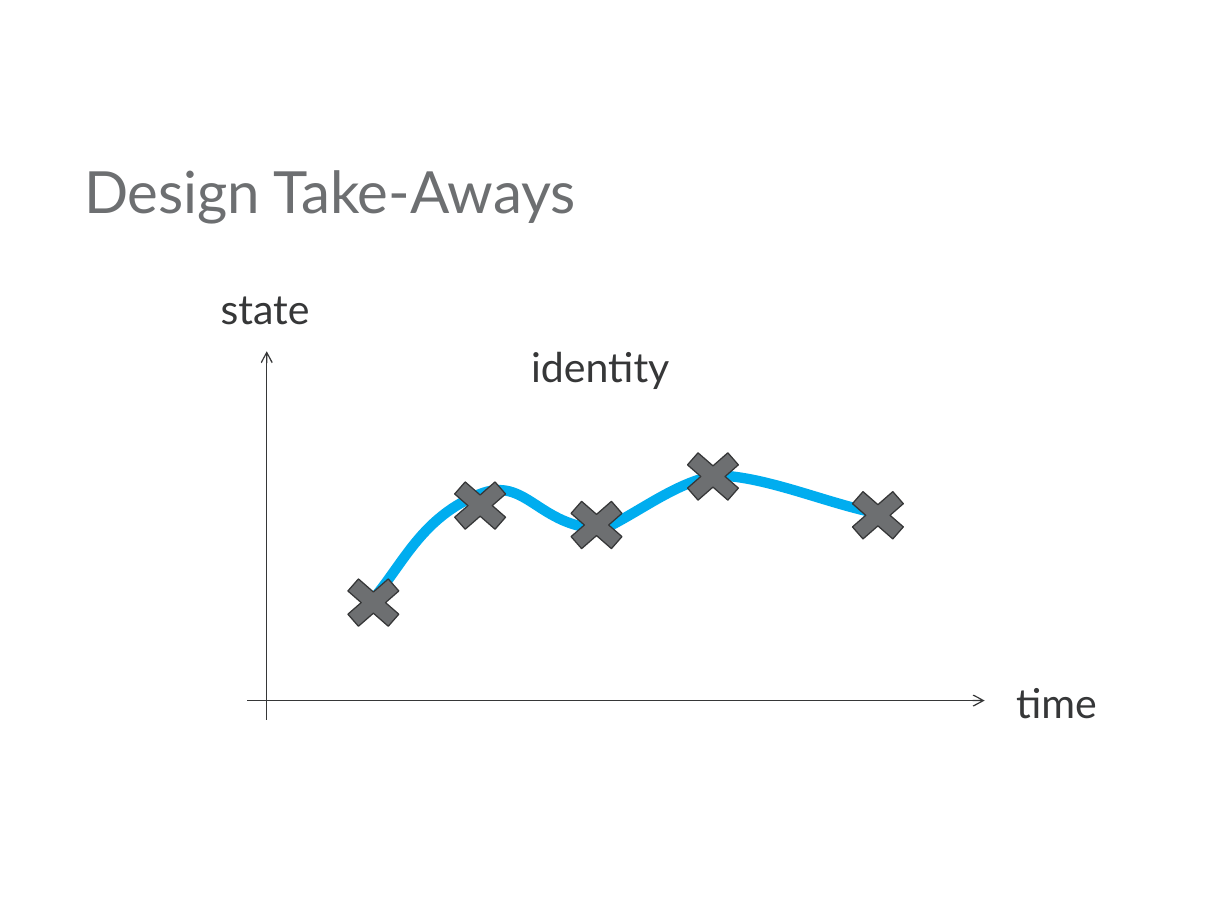
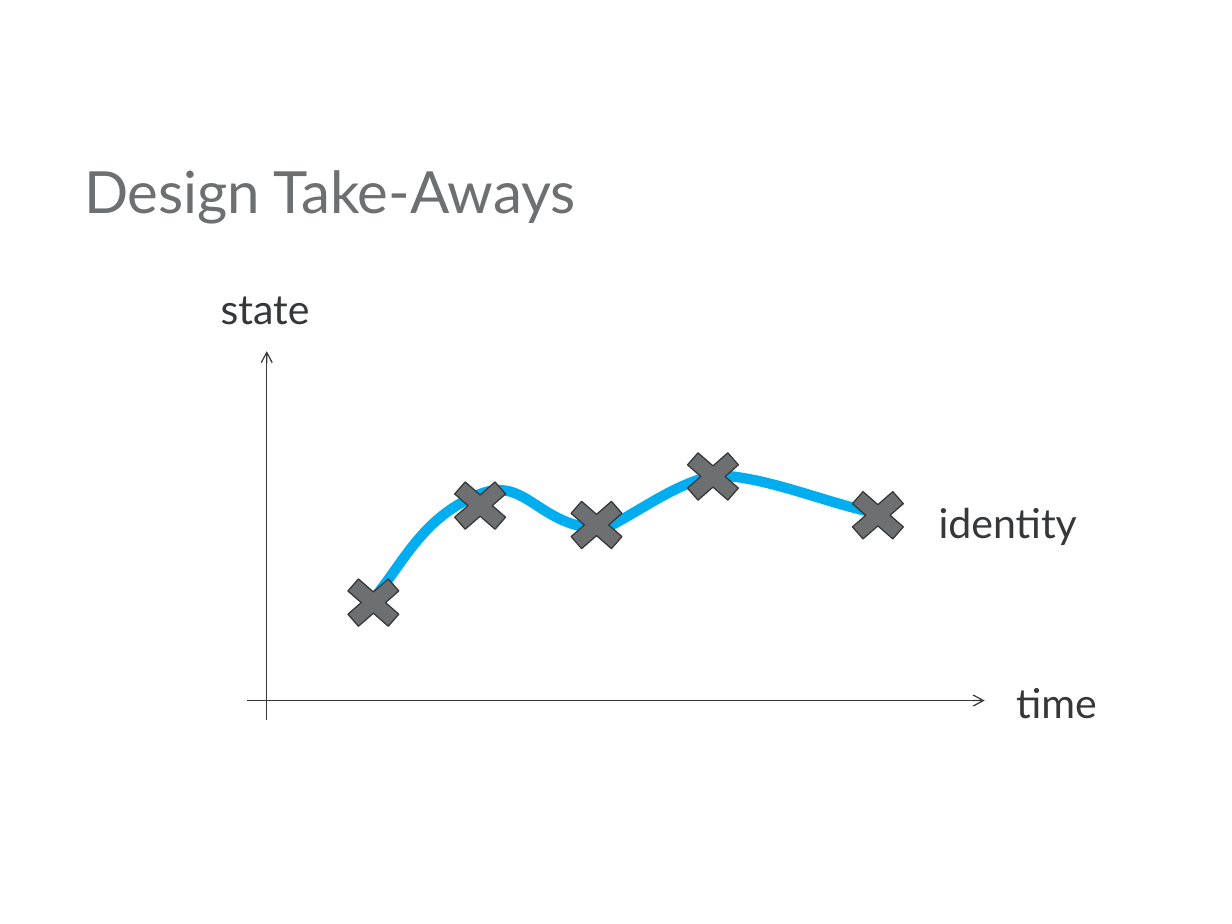
Before and after one commit to mjul/top-10-clojure-ndc-2011, a slide deck: slide 22 of Top Things to Learn From Clojure.pptx (slide 20 before the commit). Drawn at 1232x924 pixels with LibreOffice and Linux fonts; fonts in the diff are those of the drawing; background and template pictures are left out. Boxes give left, top, right and bottom in pixels: in the first picture for what was removed or moved away, otherwise in the second. Text is boxed around its words. In the diff, an @@ line names an element or a change of style, - is before the commit and + after.

```diff
--- a/Top Things to Learn From Clojure.pptx
+++ b/Top Things to Learn From Clojure.pptx
@@ text "identity": place and size @@
-text "identity" at <box>531,351,669,389</box>
+text "identity" at <box>939,507,1077,545</box>
```
Also in this commit, not shown: 11 other slides changed, 3 slides added, 1 slide removed.
